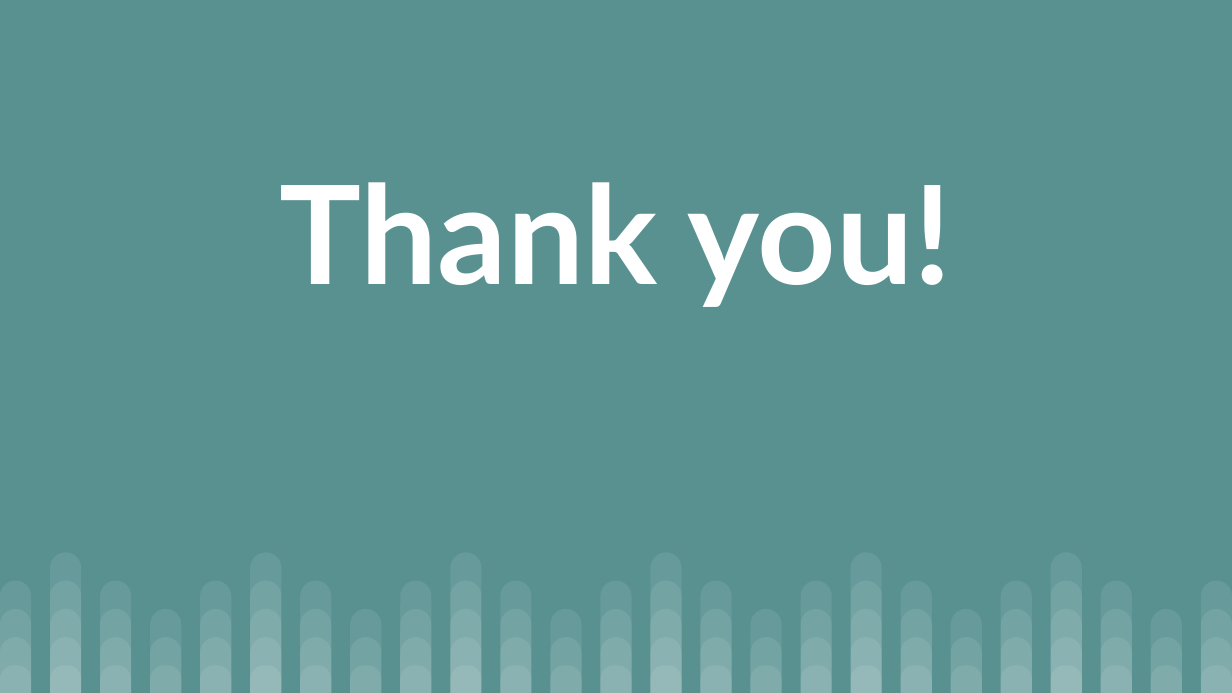
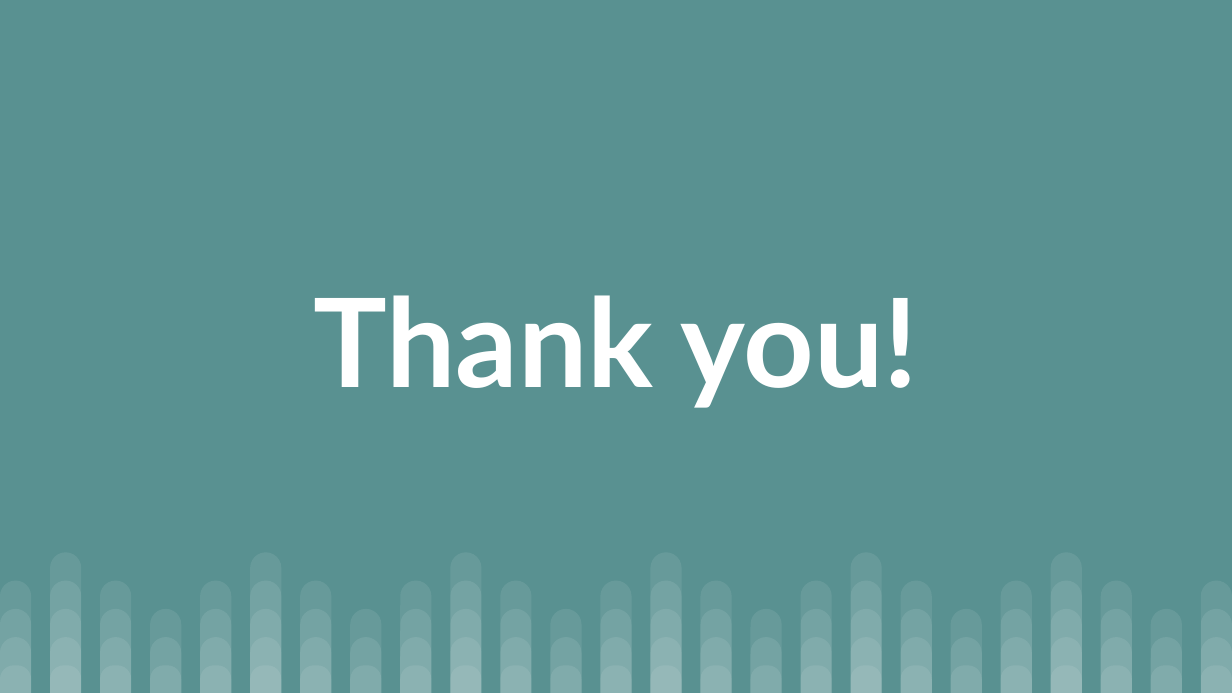
Before and after one commit to SrividyaKirti/Generative_dog_images, a slide deck: slide 10 of Slides_GANs.pptx. Drawn at 1232x693 pixels with LibreOffice and Linux fonts; fonts in the diff are those of the drawing. Boxes give left, top, right and bottom in pixels: in the first picture for what was removed or moved away, otherwise in the second. Text is boxed around its words. In the diff, an @@ line names an element or a change of style, - is before the commit and + after.

```diff
--- a/Slides_GANs.pptx
+++ b/Slides_GANs.pptx
@@ title "Thank you!": place and size @@
-title "Thank you!" at <box>280,182,951,307</box>
+title "Thank you!" at <box>314,295,918,408</box>
@@ title "Thank you!" at <box>314,295,918,408</box>: size 80 to 72 pt @@
```
Also in this commit, not shown: 2 other slides changed, 1 slide added, 1 slide removed, 1 other file.
